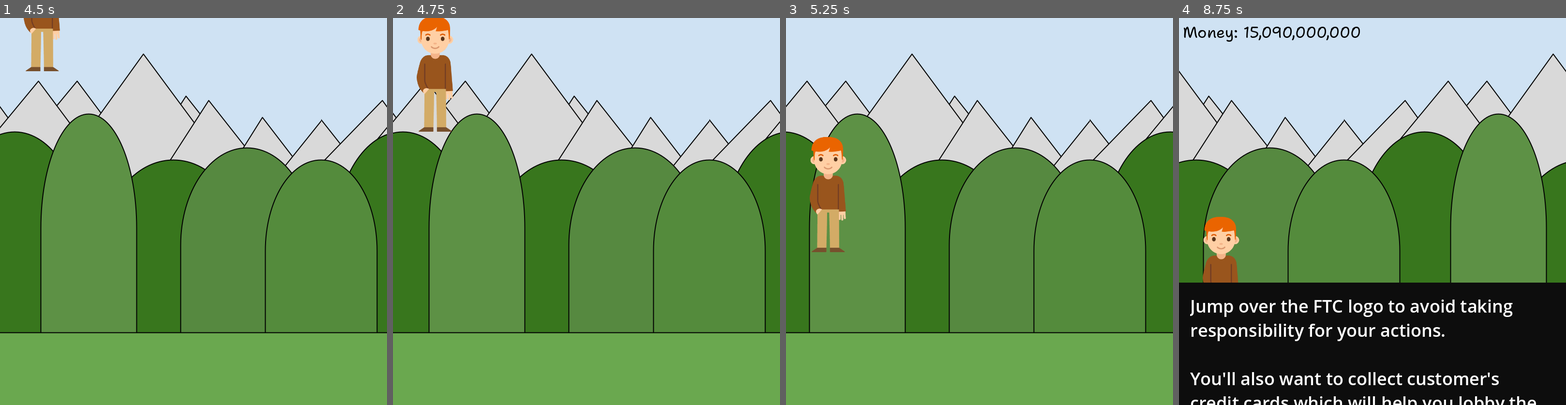
Above: before the commit, frames 1-4 (left to right).
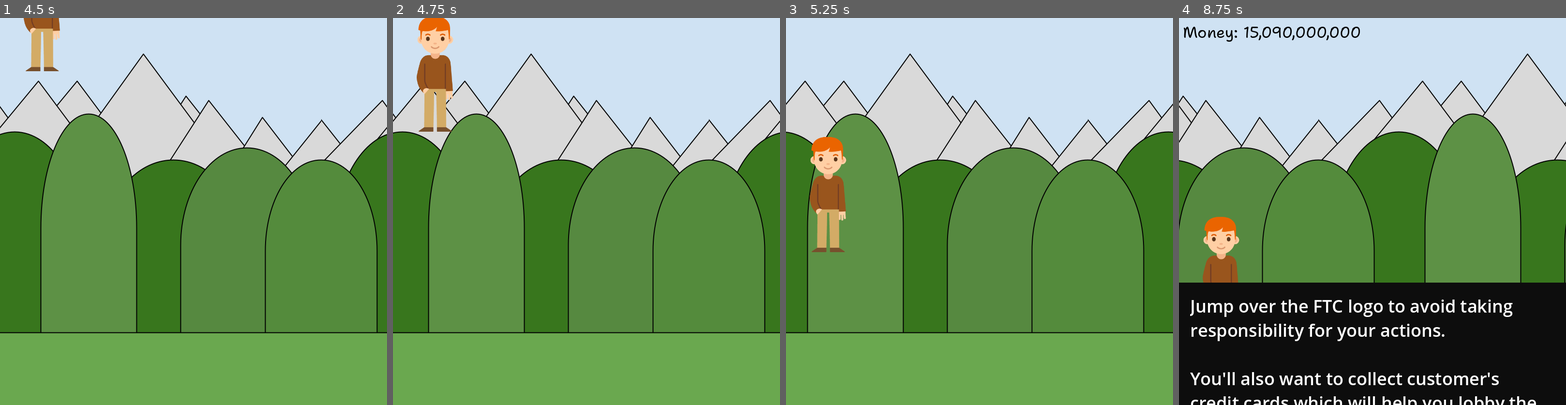
Above: after the commit, the same moments.

Repository: pikapower9080/EvadeTheFTC
Game: Godot game, scene res://title_screen.tscn
Two runs of this game, one before a commit and one after it. Both use one fixed random seed, a clock stepped at 60 frames per second and the inputs below. Sound files missing from this copy of the repository are replaced by a short silence.
Inputs:
- Up to frame 1 (4.5 s): click "Play" at 0.5 s; click "Play" at 1.25 s; click "Play" at 2 s; tap Up (jump) at 2.85, 3.02, 3.32, 3.6, 3.77, 4.07, 4.35 s
- Up to frame 2 (4.75 s): no input
- Up to frame 3 (5.25 s): tap Up (jump) at 5.1 s
- Up to frame 4 (8.75 s): tap Up (jump) at 5.27, 5.57, 5.85, 6.02, 6.32, 6.6, 6.77, 7.07 s; click "Next" at 7.25 s; click "Let's go!" at 8 s

Frame 1 is identical in both runs. In frame 2, 2.1% of the frame differs, in the area x 0-100%, y 9-82%; in frame 3, 3.8%; in frame 4, 18%, in the area x 0-100%, y 9-69%.

Commit message:
Prepare for export, small tweaks

Diff:
--- a/button.gd
+++ b/button.gd
@@ -22,7 +22,7 @@
 	tween.tween_property(Title, "position", Vector2(Title.position.x, -Title.size.y), 1.5).set_trans(Tween.TRANS_QUINT)
 	tween.parallel().tween_property(Deluxe, "scale", Vector2(0, 0), 1.5).set_trans(Tween.TRANS_BOUNCE)
 	tween.tween_property(self, "position", Vector2(position.x, 800 + size.y), 2.21).set_trans(Tween.TRANS_BACK)
-	tween.tween_property(_g, "game_speed", 85, 1.8)
+	tween.tween_property(_g, "game_speed", 100, 1.8)
 	tween.parallel().tween_property(MenuMusic, "volume_db", -45, 1)
 	tween.parallel().tween_property(Jimmy, "position", Vector2(Jimmy.position.x, 530), 1.305)
 	tween.parallel().tween_callback(func():
--- a/game.gd
+++ b/game.gd
@@ -5,8 +5,8 @@
 var ftc = preload("res://ftc.tscn")
 var turbotax = preload("res://turbotax.tscn")
 
-var jump_power = 260
-var gravity = 300
+var jump_power = 300
+var gravity = 280
 
 var sounds_welcome = [load("res://Sounds/character_jimmy_howdy_how_ya_doin_1.mp3"), load("res://Sounds/character_jimmy_greetings_friend_1.mp3")]
 var sounds_jump = [load("res://Sounds/character_jimmy_jump_2.mp3"), load("res://Sounds/character_jimmy_woah_1.mp3")]
@@ -81,12 +81,12 @@
 	match area.type:
 		"TURBOTAX":
 			_g.play_sound(random_from(sounds_collect))
-			_g.money += 1000000000
+			_g.money += 1000000000 + randi_range(0, 100000000)
 			$Control/Money.text = "Money: " + _g.comma_sep(_g.money)
 			area.queue_free()
 		"FTC":
 			_g.play_sound(random_from(sounds_hit))
-			_g.money -= 2000000000
+			_g.money -= 2000000000 + randi_range(0, 100000000)
 			$Control/Money.text = "Money: " + _g.comma_sep(_g.money)
 			area.queue_free()
 
--- a/project.godot
+++ b/project.godot
@@ -11,9 +11,12 @@
 [application]
 
 config/name="Evade the FTC"
+config/version="1.0"
 run/main_scene="res://title_screen.tscn"
 config/features=PackedStringArray("4.3", "GL Compatibility")
 run/max_fps=60
+boot_splash/show_image=false
+boot_splash/image="res://Sprites/evadeftc.png"
 config/icon="res://Sprites/evadeftc.png"
 
 [autoload]
@@ -42,3 +45,4 @@
 
 renderer/rendering_method="gl_compatibility"
 renderer/rendering_method.mobile="gl_compatibility"
+textures/vram_compression/import_etc2_astc=true
--- a/title_screen.tscn
+++ b/title_screen.tscn
@@ -205,6 +205,7 @@
 
 [node name="Money" type="Label" parent="Control"]
 visible = false
+top_level = true
 layout_mode = 0
 offset_left = 8.0
 offset_top = 8.0
Binary file added: Sprites/hell background@2x.png
Not shown, added: Sprites/hell background@2x.png.import
Not shown, added: export_presets.cfg
